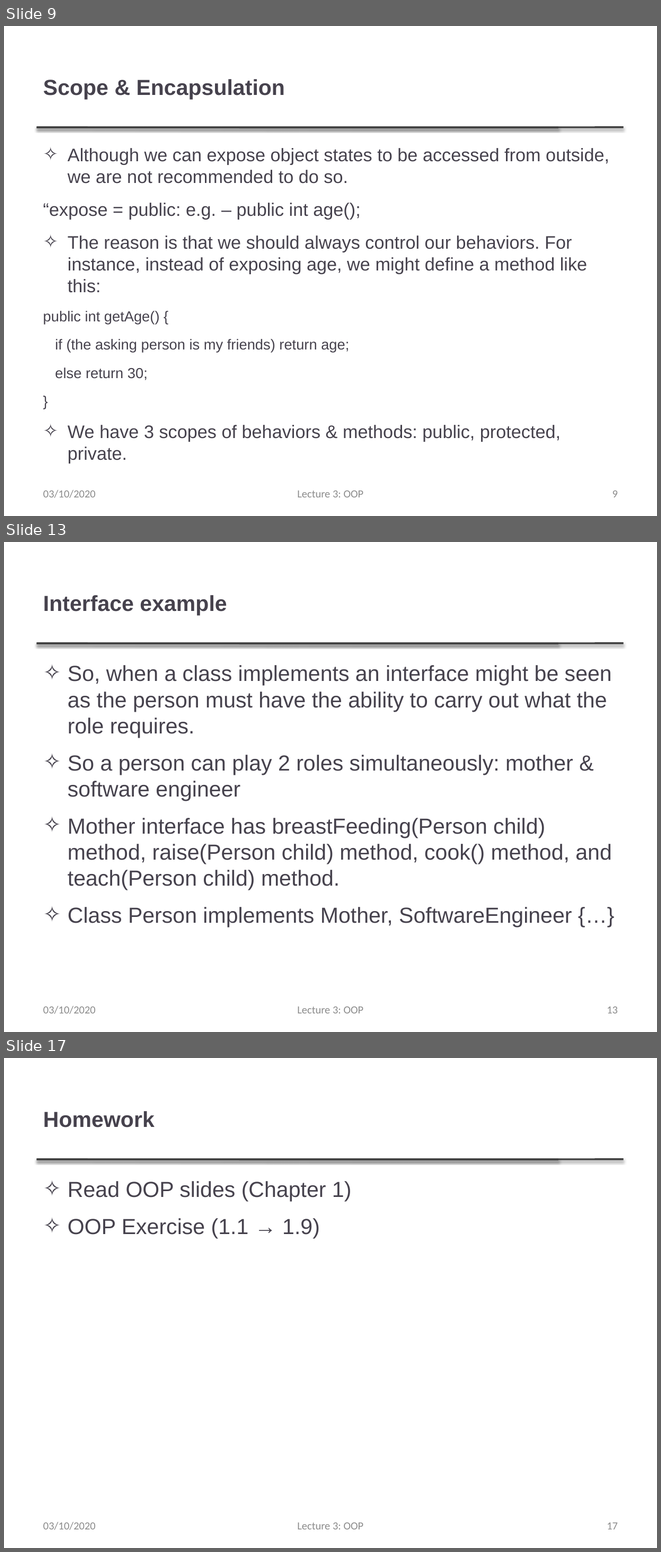
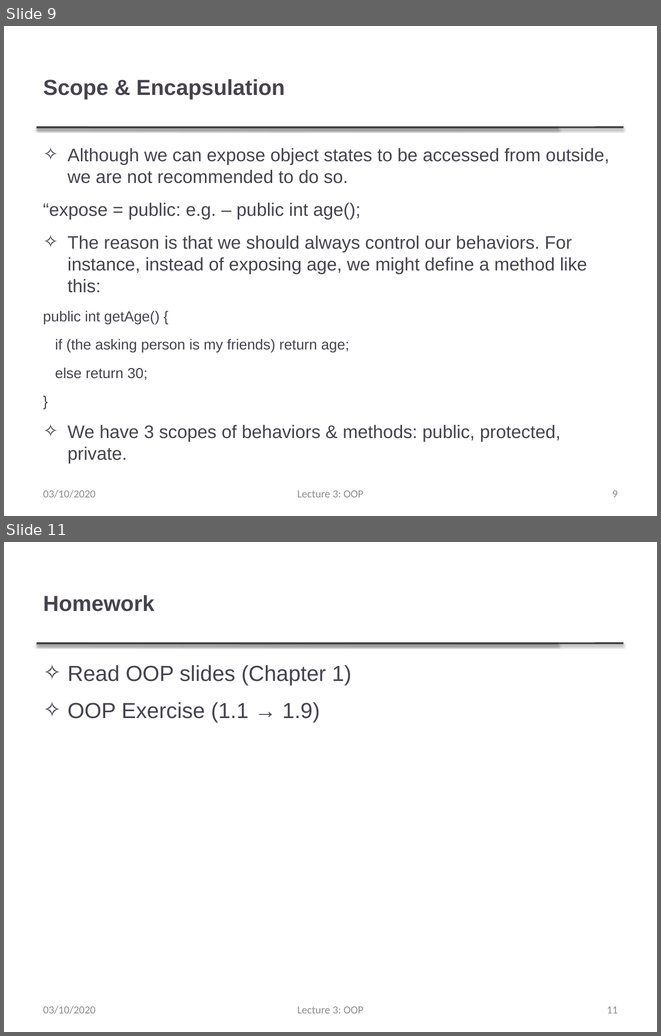
Before and after one commit to thanqminh/thanqminh.github.io, a slide deck: courses/oopjava/lecture3.pptx. Shown one above the other, each under a label of ours: slides 9, 13 and 17 before the commit, slides 9 and 11 after it; the slides between them are not shown. The pictures are 661x1552 and 661x1036 pixels, drawn with LibreOffice and Linux fonts; fonts in the diff are those of the drawing. Boxes give left, top, right and bottom in pixels: in the first picture for what was removed or moved away, otherwise in the second. Text is boxed around its words. In the diff, an @@ line names an element or a change of style, - is before the commit and + after.

```diff
--- a/courses/oopjava/lecture3.pptx
+++ b/courses/oopjava/lecture3.pptx
@@ slide 13 removed at [4,542,657,1032], background #FFFFFF; not listed: 2 template elements that a slide beside it also shows @@
@@ title removed at [43,595,227,615] @@
-Interface example
@@ text removed at [68,665,612,927] @@
-✧ So, when a class implements an interface might be seen as the person must have the ability to carry out what the role requires.
-✧ So a person can play 2 roles simultaneously: mother & software engineer
-✧ Mother interface has breastFeeding(Person child) method, raise(Person child) method, cook() method, and teach(Person child) method.
-✧ Class Person implements Mother, SoftwareEngineer {…}
@@ text removed at [43,1006,96,1014] @@
-03/10/2020
@@ text removed at [297,1006,364,1013] @@
-Lecture 3: OOP
@@ page number removed at [607,1006,618,1013] @@
-13
@@ what was slide 17 is now slide 11 @@
@@ page number at [607,1006,618,1013]: text changed @@
-17
+11
```
Also in this commit, not shown: 3 slides changed, 5 other slides removed, 1 other file.
